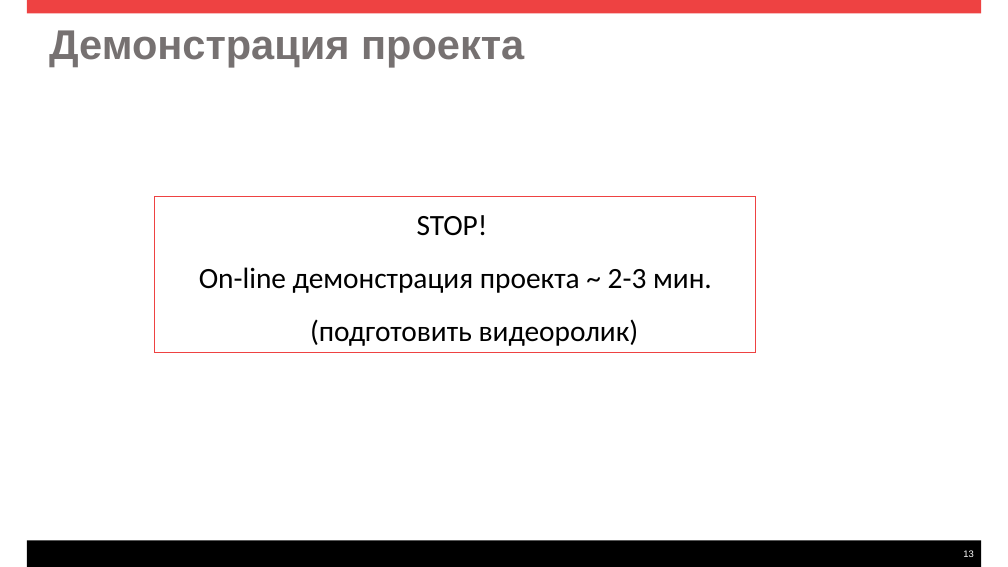
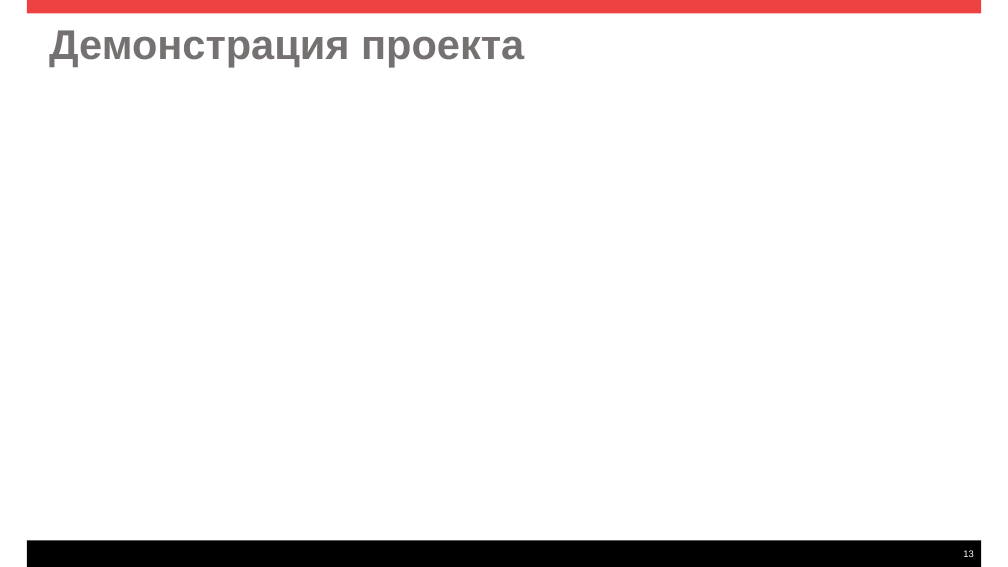
Before and after one commit to T1DEe/MAGWalletDP, a slide deck: slide 13 of Диплом. Документация/Презентация.pptx. Drawn at 1008x567 pixels with LibreOffice and Linux fonts; fonts in the diff are those of the drawing. Boxes give left, top, right and bottom in pixels: in the first picture for what was removed or moved away, otherwise in the second. Text is boxed around its words. In the diff, an @@ line names an element or a change of style, - is before the commit and + after.

```diff
--- a/Диплом. Документация/Презентация.pptx
+++ b/Диплом. Документация/Презентация.pptx
@@ rectangle removed at (x1=155, y1=196, x2=756, y2=352) @@
-STOP!
-On-line демонстрация проекта ~ 2-3 мин.
-(подготовить видеоролик)
```
Also in this commit, not shown: 4 other slides changed, 3 other files.
